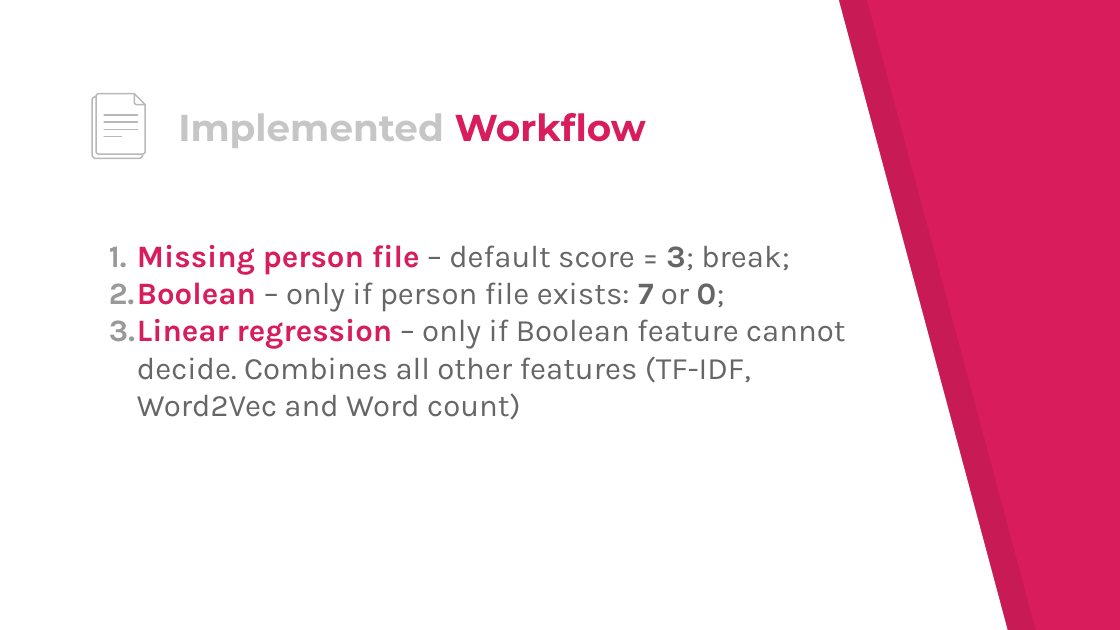
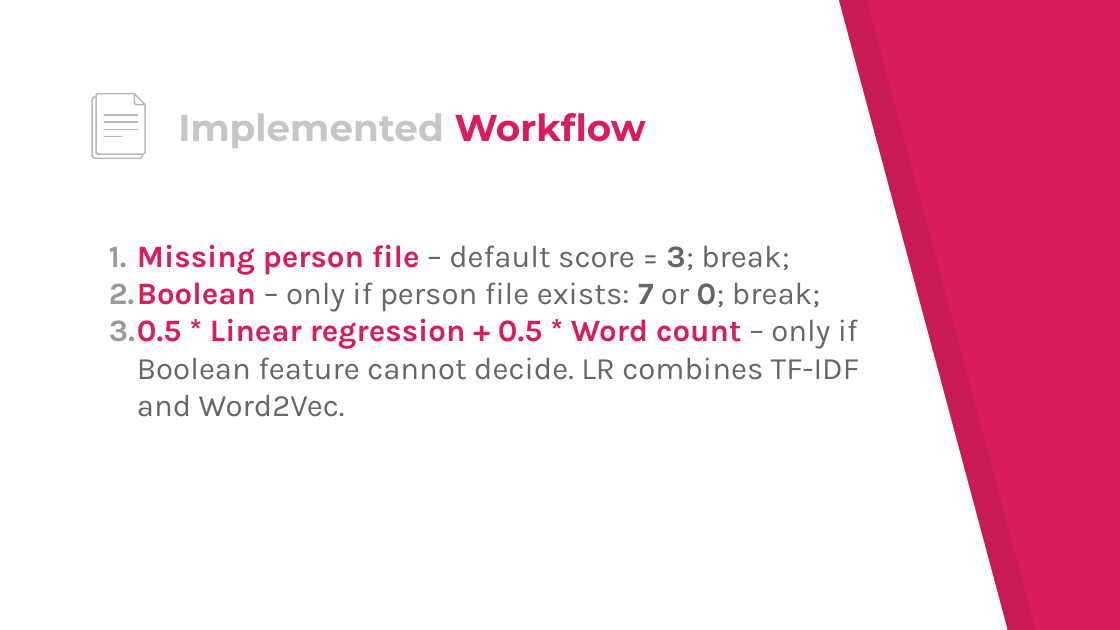
Before and after one commit to wsdm-cup-2017/goosefoot, a slide deck: slide 10 of docs/wsdm.pptx. Drawn at 1120x630 pixels with LibreOffice and Linux fonts; fonts in the diff are those of the drawing. Boxes give left, top, right and bottom in pixels: in the first picture for what was removed or moved away, otherwise in the second. Text is boxed around its words. In the diff, an @@ line names an element or a change of style, - is before the commit and + after.

```diff
--- a/docs/wsdm.pptx
+++ b/docs/wsdm.pptx
@@ text at (109,282,859,417): text changed @@
-2. Boolean – only if person file exists: 7 or 0;
-3. Linear regression – only if Boolean feature cannot decide. Combines all other features (TF-IDF, Word2Vec and Word count)
+2. Boolean – only if person file exists: 7 or 0; break;
+3. 0.5 * Linear regression + 0.5 * Word count – only if Boolean feature cannot decide. LR combines TF-IDF and Word2Vec.
```
Also in this commit, not shown: 3 other slides changed, 2 slides added.
